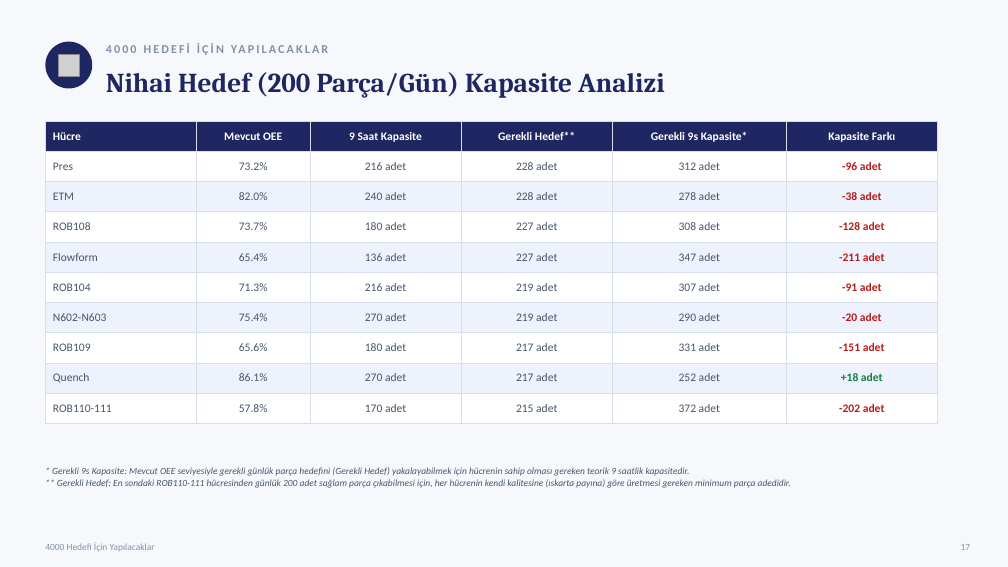
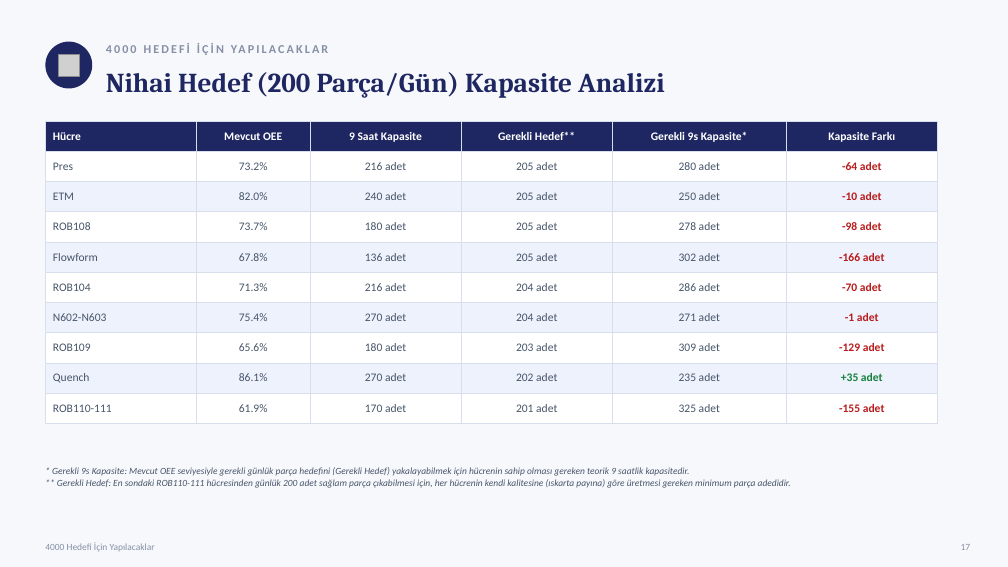
Before and after one commit to sgtdali/ManufUI, a slide deck: slide 18 of docs/sunumlar/Repkon-HF901-Ust-Yonetim-Sunumu-2026-07.pptx. Drawn at 1008x567 pixels with LibreOffice and Linux fonts; fonts in the diff are those of the drawing; grey boxes stand for pictures. Boxes give left, top, right and bottom in pixels: in the first picture for what was removed or moved away, otherwise in the second. Text is boxed around its words. In the diff, an @@ line names an element or a change of style, - is before the commit and + after.

```diff
--- a/docs/sunumlar/Repkon-HF901-Ust-Yonetim-Sunumu-2026-07.pptx
+++ b/docs/sunumlar/Repkon-HF901-Ust-Yonetim-Sunumu-2026-07.pptx
@@ table at (45, 121, 938, 416) @@
-row 2: Pres | 73.2% | 216 adet | 228 adet | 312 adet | -96 adet
+row 2: Pres | 73.2% | 216 adet | 205 adet | 280 adet | -64 adet
-row 3: ETM | 82.0% | 240 adet | 228 adet | 278 adet | -38 adet
+row 3: ETM | 82.0% | 240 adet | 205 adet | 250 adet | -10 adet
-row 4: ROB108 | 73.7% | 180 adet | 227 adet | 308 adet | -128 adet
+row 4: ROB108 | 73.7% | 180 adet | 205 adet | 278 adet | -98 adet
-row 5: Flowform | 65.4% | 136 adet | 227 adet | 347 adet | -211 adet
+row 5: Flowform | 67.8% | 136 adet | 205 adet | 302 adet | -166 adet
-row 6: ROB104 | 71.3% | 216 adet | 219 adet | 307 adet | -91 adet
+row 6: ROB104 | 71.3% | 216 adet | 204 adet | 286 adet | -70 adet
-row 7: N602-N603 | 75.4% | 270 adet | 219 adet | 290 adet | -20 adet
+row 7: N602-N603 | 75.4% | 270 adet | 204 adet | 271 adet | -1 adet
-row 8: ROB109 | 65.6% | 180 adet | 217 adet | 331 adet | -151 adet
+row 8: ROB109 | 65.6% | 180 adet | 203 adet | 309 adet | -129 adet
-row 9: Quench | 86.1% | 270 adet | 217 adet | 252 adet | +18 adet
+row 9: Quench | 86.1% | 270 adet | 202 adet | 235 adet | +35 adet
-row 10: ROB110-111 | 57.8% | 170 adet | 215 adet | 372 adet | -202 adet
+row 10: ROB110-111 | 61.9% | 170 adet | 201 adet | 325 adet | -155 adet
```
Also in this commit, not shown: 6 other slides changed, 2 slides added, 5 other files.
